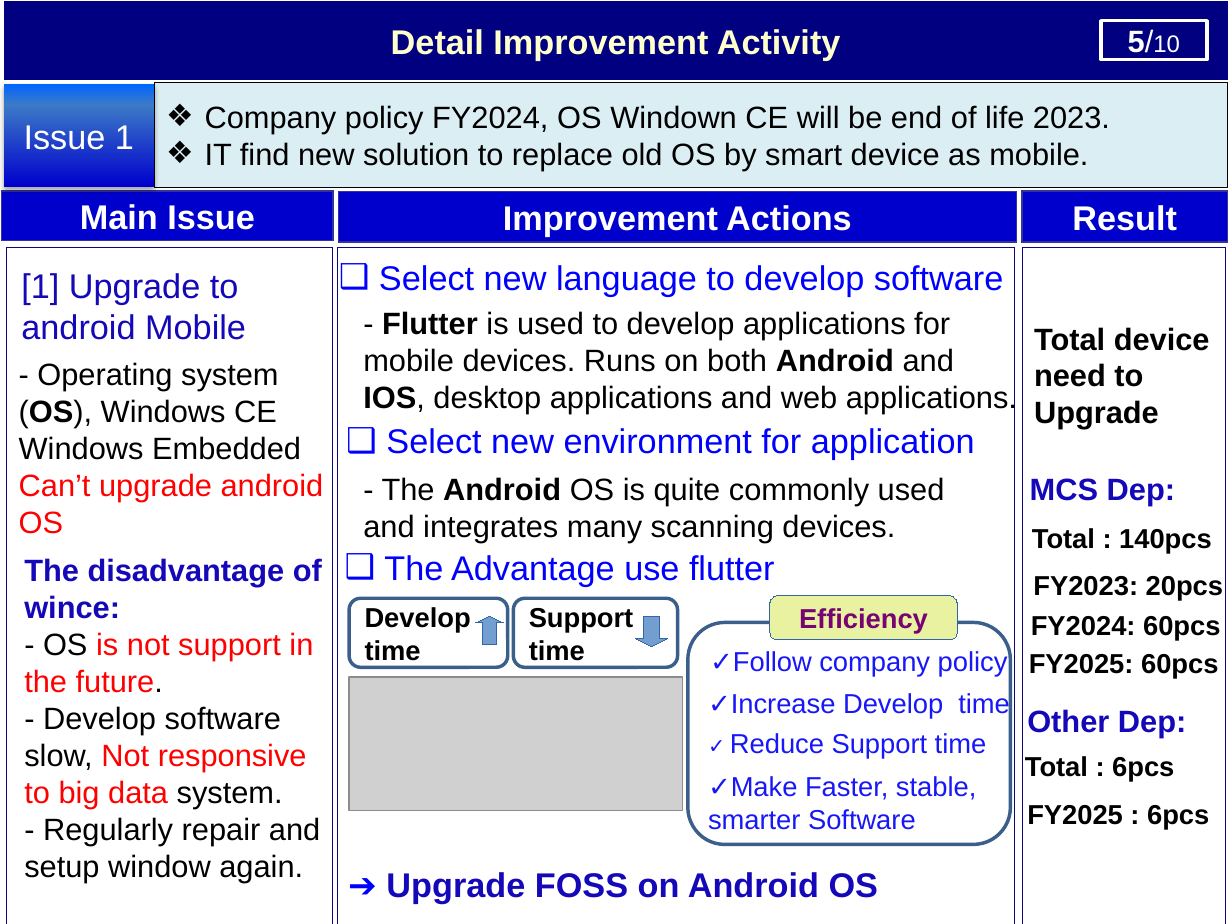
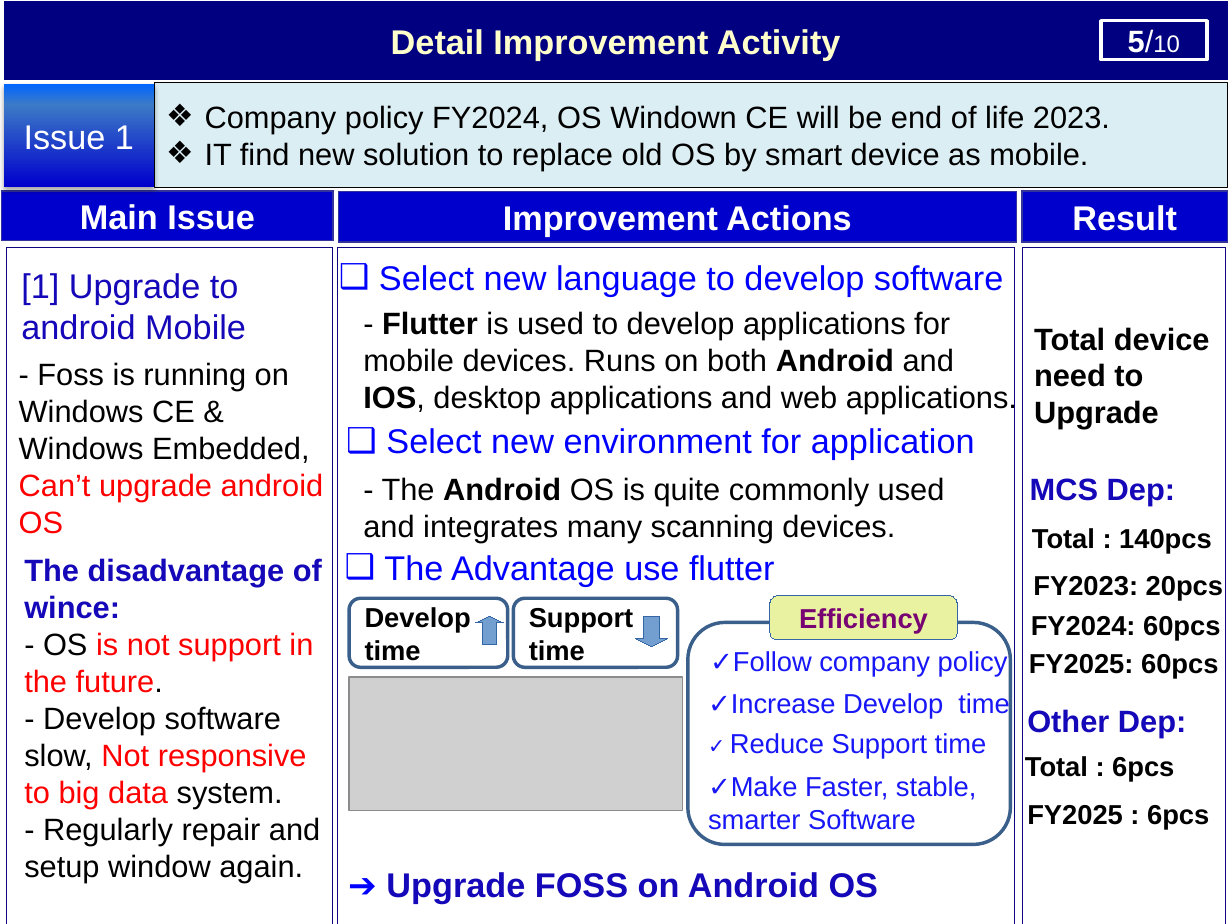
Before and after one commit to thietbicongnghevietnam/ReportPSNV, a slide deck: slide 6 of Report_test.pptx. Drawn at 1232x924 pixels with LibreOffice and Linux fonts; fonts in the diff are those of the drawing; grey boxes stand for pictures. Boxes give left, top, right and bottom in pixels: in the first picture for what was removed or moved away, otherwise in the second. Text is boxed around its words. In the diff, an @@ line names an element or a change of style, - is before the commit and + after.

```diff
--- a/Report_test.pptx
+++ b/Report_test.pptx
@@ text at (19, 362, 309, 463): text changed @@
-- Operating system (OS), Windows CE
-Windows Embedded
+- Foss is running on Windows CE &
+Windows Embedded,
```
Also in this commit, not shown: 8 other slides changed, 1 slide added, 1 other file.
